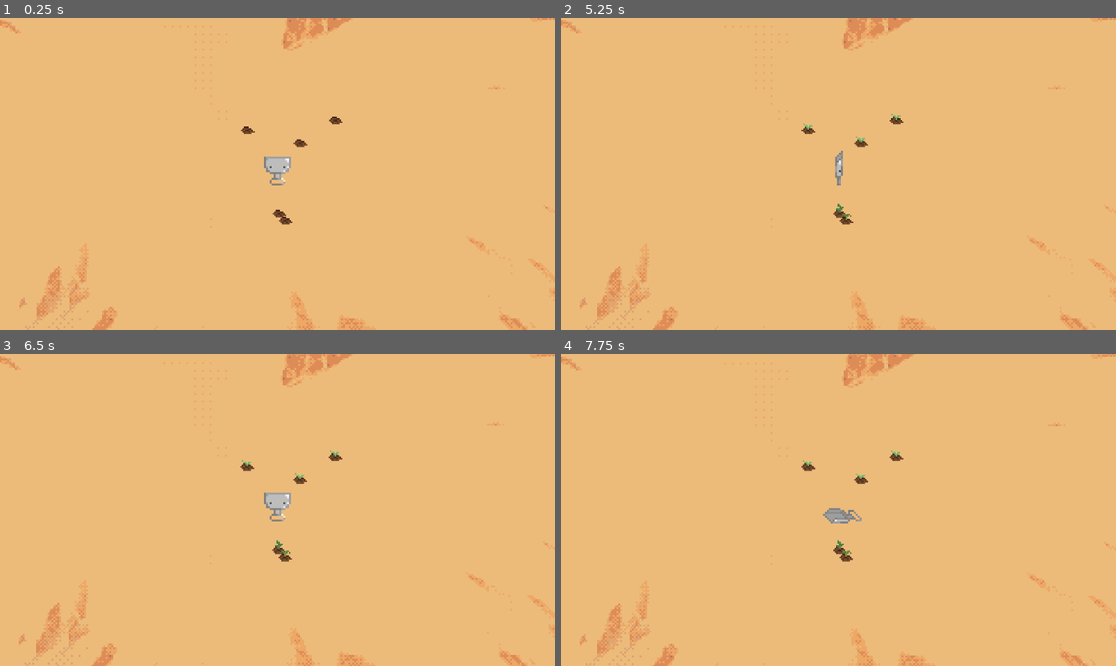
Above: before the commit, frames 1-4 (two rows, left to right).
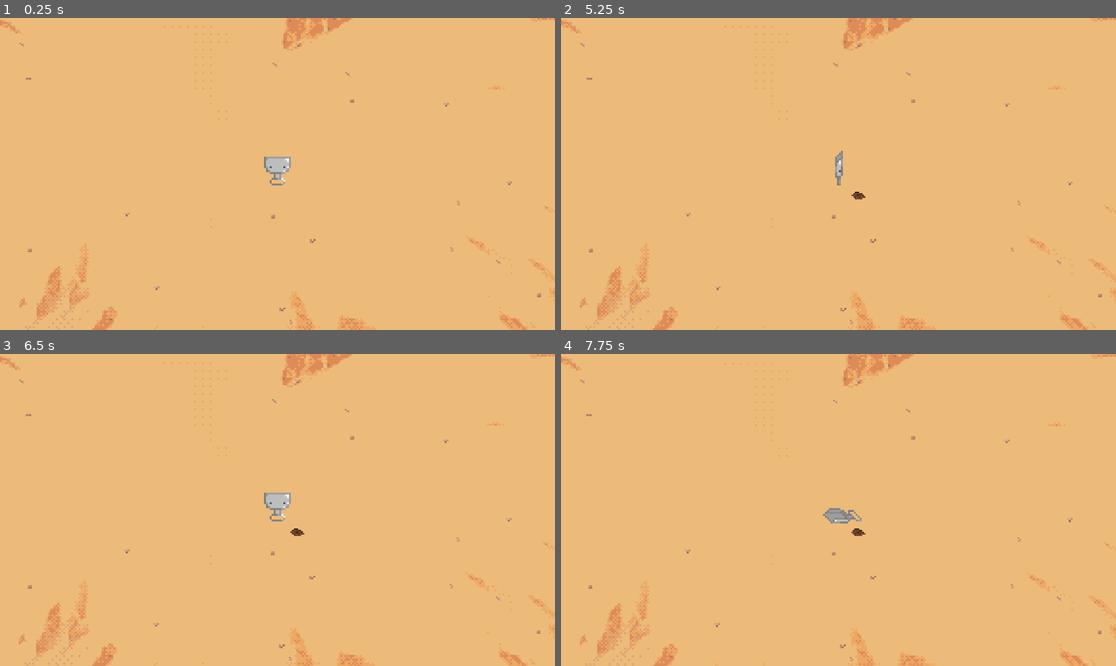
Above: after the commit, the same moments.

Repository: pmartin1/palita_github_repository
Game: Godot game, scene res://scenes/juego.tscn
Same seed, same stepped clock (60 frames per second), same inputs: the game is played once before the commit and once after it.
Inputs (mouse positions are in pixels of both pictures, inside the frame that each line leads up to):
- Up to frame 1 (0.25 s): no input
- Up to frame 2 (5.25 s): tap Enter at 0.5 s; move the mouse to (960, 158) at 0.52 s; hold Right mouse button (toggle_crouch) 0.53-1.28 s; click (960, 158) at 0.67 s; move the mouse to (727, 189) at 1.27 s; click (727, 189) at 1.35 s; move the mouse to (894, 105) at 2.02 s; hold Right mouse button (toggle_crouch) 2.03-2.78 s; click (894, 105) at 2.17 s; tap Space at 2.75 s; move the mouse to (810, 236) at 2.77 s; click (810, 236) at 2.85 s; move the mouse to (1005, 220) at 3.52 s; hold Right mouse button (toggle_crouch) 3.53-4.28 s; click (1005, 220) at 3.67 s; move the mouse to (672, 127) at 4.27 s; click (672, 127) at 4.35 s; move the mouse to (866, 174) at 5.02 s; hold Right mouse button (toggle_crouch) from 5.03 s (still down); click (866, 174) at 5.17 s
- Up to frame 3 (6.5 s): tap Enter at 5.75 s; move the mouse to (194, 432) at 5.77 s; release Right mouse button (toggle_crouch) at 5.78 s; click (194, 432) at 5.85 s
- Up to frame 4 (7.75 s): tap Space at 6.5 s; move the mouse to (960, 494) at 6.52 s; hold Right mouse button (toggle_crouch) 6.53-7.28 s; click (960, 494) at 6.67 s; move the mouse to (727, 525) at 7.27 s; click (727, 525) at 7.35 s

The runs differ from the first frame. In frame 1, 0.3% of the frame differs, in the area x 3-98%, y 8-99%; in frame 2, 0.4%; in frame 3, 0.4%; in frame 4, 0.4%.

Commit message:
logica de plantas
agregado ciclo de vida de plantas y checkeo de area limpia.

el ciclo de vida todavia no funciona bien.
el chequeador de area limpia da error al querer eliminarlo (child remove)

Diff:
--- /dev/null
+++ b/scenes/area_limpia_checker.tscn
@@ -0,0 +1,18 @@
+[gd_scene load_steps=3 format=3 uid="uid://o0ilo30fcpqq"]
+
+[ext_resource type="Script" uid="uid://dg45swgc8u5qs" path="res://scripts/area_limpia_checker.gd" id="1_03nk5"]
+
+[sub_resource type="CircleShape2D" id="CircleShape2D_sq3sb"]
+radius = 44.0454
+
+[node name="area_limpia_checker" type="Area2D"]
+collision_layer = 2
+collision_mask = 2
+script = ExtResource("1_03nk5")
+
+[node name="ovalo" type="CollisionShape2D" parent="."]
+scale = Vector2(1, 0.5)
+shape = SubResource("CircleShape2D_sq3sb")
+
+[connection signal="body_entered" from="." to="." method="_on_body_entered"]
+[connection signal="body_exited" from="." to="." method="_on_body_exited"]
--- a/scenes/mugres.tscn
+++ b/scenes/mugres.tscn
@@ -5,7 +5,7 @@
 
 [node name="mugres" type="RigidBody2D"]
 collision_layer = 2
-collision_mask = 2
+collision_mask = 3
 mass = 0.158
 gravity_scale = 0.0
 linear_damp = 5.755
--- a/scenes/planta.tscn
+++ b/scenes/planta.tscn
@@ -240,6 +240,9 @@
 
 [sub_resource type="CircleShape2D" id="CircleShape2D_tbsjn"]
 radius = 2.0
+
+[sub_resource type="CircleShape2D" id="CircleShape2D_jgb6y"]
+radius = 28.6356
 
 [node name="planta" type="RigidBody2D"]
 collision_layer = 2
@@ -266,4 +269,15 @@
 position = Vector2(0, -1)
 shape = SubResource("CircleShape2D_tbsjn")
 
+[node name="area_a_limpiar" type="Area2D" parent="."]
+collision_layer = 2
+collision_mask = 2
+
+[node name="ovalo_area_a_limpiar" type="CollisionShape2D" parent="area_a_limpiar"]
+position = Vector2(0, -1)
+scale = Vector2(1, 0.5)
+shape = SubResource("CircleShape2D_jgb6y")
+
 [connection signal="body_entered" from="area" to="." method="_on_area_body_entered"]
+[connection signal="body_entered" from="area_a_limpiar" to="." method="_on_area_a_limpiar_body_entered"]
+[connection signal="body_exited" from="area_a_limpiar" to="." method="_on_area_a_limpiar_body_exited"]
--- /dev/null
+++ b/scripts/area_limpia_checker.gd
@@ -0,0 +1,17 @@
+extends Area2D
+
+var area_limpia = true
+var mugre_counter = 0
+
+func _ready() -> void:
+	mugre_counter = 0
+
+func _on_body_entered(body: Node2D) -> void:
+	if body is mugre:
+		mugre_counter += 1
+		if mugre_counter > 5:
+			area_limpia = false
+			print('dale loko, tenes que limpiar ', mugre_counter,' mugres')
+		else:
+			area_limpia = true
+			print('yay')
--- a/scripts/juego.gd
+++ b/scripts/juego.gd
@@ -1,23 +1,44 @@
 extends Node2D
+
+var PlantaScene = preload("res://scenes/planta.tscn")
+var area_limpia_checker_scene = preload("res://scenes/area_limpia_checker.tscn")
+var planta_counter := 0
+var rand_x: float
+var rand_y: float
+
+func mugre_spawn():
+	var MugreScene = preload("res://scenes/mugres.tscn")
+
+	for i in range(100):
+		var mugre = MugreScene.instantiate()  # ✅ Create an instance
+		var rand_x = randf_range(-350, 350)
+		var rand_y = randf_range(-150, 150)
+		mugre.global_position = Vector2(rand_x, rand_y)
+		add_child(mugre)
+
+func planta_spawn():
+	while planta_counter <= 100:
+		await get_tree().create_timer(4.0).timeout
+		var area_limpia_checker = area_limpia_checker_scene.instantiate()
+		rand_x = randf_range(-50, 50)
+		rand_y = randf_range(-50, 50)
+		area_limpia_checker.global_position = Vector2(rand_x, rand_y)
+		add_child(area_limpia_checker)
+		await get_tree().create_timer(1).timeout
+
+		# spawnear planta
+		if area_limpia_checker.area_limpia == true:
+			remove_child(area_limpia_checker)
+			var planta_child = PlantaScene.instantiate()
+			planta_child.global_position = Vector2(rand_x, rand_y)
+			add_child(planta_child)
+			planta_counter += 1
+			await get_tree().create_timer(100.0).timeout
+
+		remove_child(area_limpia_checker)
+
 
 func _ready() -> void:
 	randomize()
-
-	# Load the scene once outside the loop for efficiency
-	#var MugreScene = preload("res://scenes/mugres.tscn")
-#
-	#for i in range(10000):
-		#var mugre = MugreScene.instantiate()  # ✅ Create an instance
-		#var rand_x = randf_range(-350, 350)
-		#var rand_y = randf_range(-150, 150)
-		#mugre.global_position = Vector2(rand_x, rand_y)
-		#add_child(mugre)
-
-	var PlantaScene = preload("res://scenes/planta.tscn")
-
-	for i in range(5):
-		var planta_child = PlantaScene.instantiate()  # ✅ Create an instance
-		var rand_x = randf_range(-50, 50)
-		var rand_y = randf_range(-50, 50)
-		planta_child.global_position = Vector2(rand_x, rand_y)
-		add_child(planta_child)
+	planta_spawn()
+	mugre_spawn()
--- a/scripts/mugres.gd
+++ b/scripts/mugres.gd
@@ -1,4 +1,5 @@
 extends RigidBody2D
+class_name mugre
 
 var rand
 var nmugre = 1
--- a/scripts/planta.gd
+++ b/scripts/planta.gd
@@ -1,15 +1,55 @@
 extends RigidBody2D
 class_name planta
+
+enum Estado { SANA, ARRANCADA, INTOXICADA, MUERTA }
+var estado_planta := Estado.SANA
+var planta_arrancada := false
+var planta_crecida := false
 
 var nplanta := 1
 var level := 0
 var levelup := 1
 var final_seed_level := 4
+
+var area_limpiada := true
+var mugre_counter := 0
+var intoxicacion_counter := 0
+var decay_counter := 0
+var waiting := false
+
+var animacion: String
+
 var origin_position: Vector2
-var planta_arrancada := false
-var planta_crecida := false
-var animacion: String
 const SPRING_STIFFNESS = 20.0
+var to_origin := Vector2.ZERO
+var spring_force := Vector2.ZERO
+var distance_to_origin := 0.0
+
+
+func _on_area_a_limpiar_body_entered(body: Node2D) -> void:
+	if body is mugre:
+		mugre_counter += 1
+		area_limpiada = false
+		print('ensuciao, quedan ', mugre_counter, ' mugres')
+		if mugre_counter < 5 and not waiting:
+			intoxicacion_counter += 1
+			waiting = true
+			await get_tree().create_timer(10.0).timeout
+			waiting = false
+
+
+func _on_area_a_limpiar_body_exited(body: Node2D) -> void:
+	if body is mugre:
+		mugre_counter -= 1
+		print('mispiado, quedan ', mugre_counter, ' mugres')
+		if mugre_counter == 0:
+			area_limpiada = true
+			if not waiting:
+				intoxicacion_counter = 0
+				waiting = true
+				await get_tree().create_timer(10.0).timeout
+				waiting = false
+
 
 func set_collision_layer_bit(layer: int, enabled: bool) -> void:
 	if enabled:
@@ -40,8 +80,8 @@
 
 
 func crecimiento():
-		while level < final_seed_level:
-			await get_tree().create_timer(5.0).timeout
+		while level < final_seed_level and estado_planta == Estado.SANA:
+			await get_tree().create_timer(30.0).timeout
 			level += levelup
 			animacion = "p" + str(nplanta) + "_lvl" + str(level)
 			$sprite.play(animacion)
@@ -52,18 +92,12 @@
 				set_collision_mask_bit(1, true)  # Detects player
 				freeze = true
 
-func _physics_process(_delta):
-	var to_origin = origin_position - global_position # calcula el desplazamiento desde el origen
-	var distance_to_origin = to_origin.length()
-
-	# Normalize the direction and scale the force based on distance
-	var spring_force = to_origin.normalized() * pow(distance_to_origin, 2) * SPRING_STIFFNESS
-
-	# arrancasión
-	if level < final_seed_level and distance_to_origin > 4:
-		spring_force = 0
+func ciclo_de_vida():
+	if estado_planta == Estado.ARRANCADA:
+		planta_arrancada = true
+		print('arrancada')
+		spring_force = Vector2.ZERO
 		levelup = 0
-		planta_arrancada = true
 		lock_rotation = false
 		# Move to layer 2
 		set_collision_layer_bit(2, true)
@@ -72,7 +106,45 @@
 		set_collision_layer_bit(3, false)
 		set_collision_mask_bit(3, false)
 
+		$area_a_limpiar.monitoring = false
 
-	elif planta_arrancada != true:
+	if intoxicacion_counter == 5:
+		estado_planta = Estado.INTOXICADA
+		print('intoxicada')
+		levelup = 0
+		# insertar animacion planta intoxicada
+		if not waiting:
+			decay_counter += 1
+			waiting = true
+			await get_tree().create_timer(10.0).timeout
+			waiting = false
+
+	if estado_planta == Estado.SANA and planta_crecida:
+		await get_tree().create_timer(100.0).timeout
+		decay_counter += 1
+
+	if decay_counter >= 5:
+		print('muerta')
+		# insertar animacion planta muerta
+		estado_planta = Estado.MUERTA
+
+func _physics_process(_delta):
+	to_origin = origin_position - global_position # calcula el desplazamiento desde el origen
+	distance_to_origin = to_origin.length()
+
+	# Normalize the direction and scale the force based on distance
+	spring_force = to_origin.normalized() * pow(distance_to_origin, 2) * SPRING_STIFFNESS
+
+	# arrancasión
+	if distance_to_origin > 4:
+		estado_planta = Estado.ARRANCADA
+
+	elif estado_planta != Estado.ARRANCADA:
 	# Apply the force to return to center
 		apply_force(spring_force)
+
+func _process(_delta: float) -> void:
+	if estado_planta == Estado.MUERTA:
+		return
+
+	ciclo_de_vida()
Not shown: 1 places in scenes/planta.tscn that only renumber resources
Not shown, added: scripts/area_limpia_checker.gd.uid
